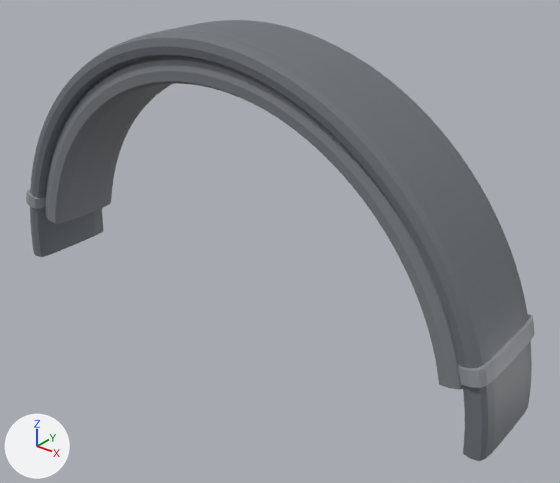
Renders of the glTF model fixtures/scans/scn_headphones_cat/parts/p1.glb from each side of a commit.
Camera for both pictures: a 50 mm camera at (146.0, -187.2, 192.6) aimed at (14.6, -23.0, 90.7). Arrows for +X, +Y and +Z are at lower left; the lights stay in place. The first picture is the older version.

The older version as bpy lines, for what is in view:
```python
me_geometry_0 = bpy.data.meshes.new('geometry_0')
me_geometry_0.from_pydata(...)  # 4104 vertices, 8192 faces; spans x -92.0..92.0, y -42.0..-8.0, z 60.0..152.0
me_geometry_0.materials.append(mat_defaultmaterial)
ob_geometry_0 = bpy.data.objects.new('geometry_0', me_geometry_0)
ob_geometry_0.location = (0.0, 0.0, 0.0)
```
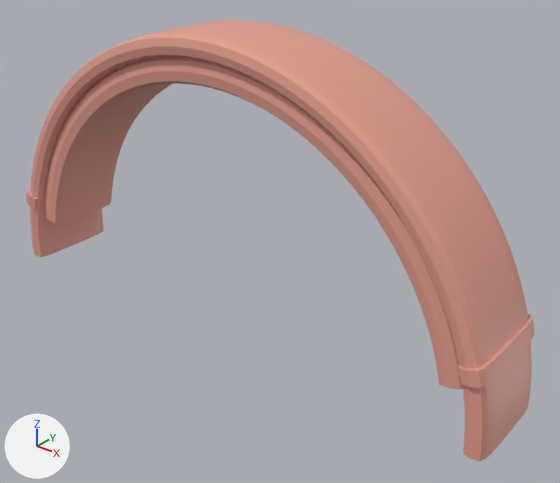
The edits, one by one:
me_geometry_0 has 4104 vertices, 8192 faces and spans x -92.0..92.0, y -42.0..-8.0, z 60.0..152.0.
me_geometry_0 is used by ob_geometry_0; location (0.0, 0.0, 0.0).
me_geometry_0 part 1: 8192 faces centred in x -92.0..92.0, y -41.0..-9.0, z 60.0..152.0 are repainted in the vertex colours; the middle colour goes from grey #8a8e93 to pink #e5a08f.

What differs and where, as boxes (x1, y1, x2, y2) in the pictures (560 x 483 px):
part 1 of me_geometry_0, recoloured (grey to pink)
    both: (26, 20, 535, 461)
